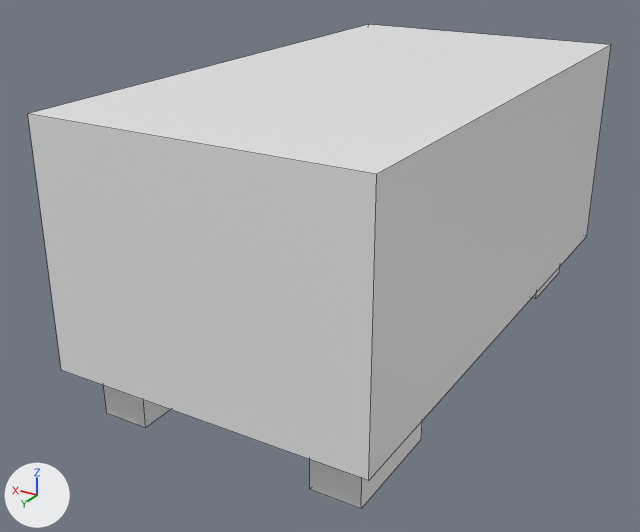
Renders of the Blender file rawAssets/car.blend from each side of a commit.
One viewpoint serves both versions: a camera (50 mm lens) standing at (-2.94, 5.33, 2.35) and looking at (0.23, 0.05, -0.29). The lights are fixed; the arrows at lower left show +X, +Y and +Z. Mesh edges are drawn as thin lines.
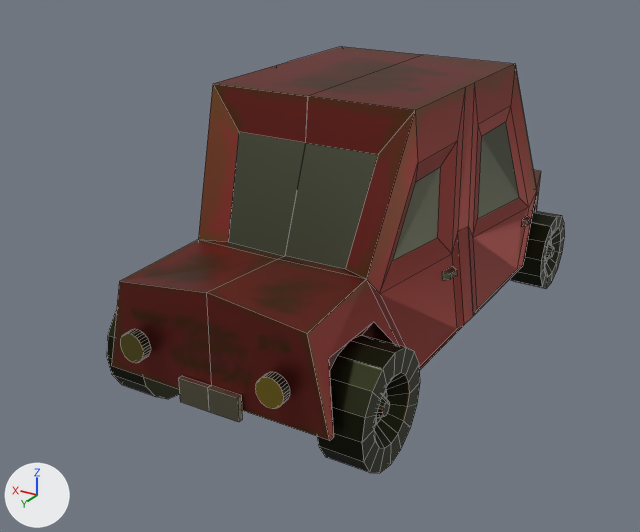
Boxes (x1, y1, x2, y2) around the edits, measured in the pictures (640 x 532 px):
```json
{"object": "Cube.002", "change": "reshaped, moved, rescaled", "before": [28, 24, 611, 480], "after": [107, 47, 565, 473], "on screen": "21% narrower, 7% shorter"}
{"object": "Cube.003", "change": "deleted", "before": [104, 267, 560, 508]}
```

Scene script edits in JSON lines:
```json
{"op": "add", "block": "img_car_002", "code": ["img_car_002 = load_image('CAR.002', 'car.png', 1024, 1024, 'sRGB')"]}
{"op": "add", "block": "mat_material_002", "code": ["mat_material_002 = principled_material('Material.002')", "mat_material_002.texture = img_car_002", "mat_material_002.metallic = 1.0"]}
{"block": "me_cube_003", "where": "# used by ob_cube_002; location = (0.0, 0.0, 0.207); scale = (1.14, 1.14, 1.14)"}
{"op": "remove", "block": "me_cube_003", "code": "me_cube_003.from_pydata(...)  # 8 vertices, 6 faces; spans x -1.0..1.0, y -2.08..1.6, z -0.69..0.8"}
{"op": "add", "block": "me_cube_003", "code": "me_cube_003.from_pydata(...)  # 738 vertices, 560 faces; spans x -1.0..1.0, y -2.33..1.82, z -0.94..1.12"}
{"block": "me_cube_003", "change": "me_cube_003 part 1: 8 vertices removed from x -1.0..1.0, y -2.08..1.6, z -0.69..0.8; 738 vertices added at x -1.0..1.0, y -2.33..1.82, z -0.94..1.12"}
{"op": "add", "block": "me_cube_003", "code": "me_cube_003.materials.append(mat_material_002)  # picture img_car_002"}
{"op": "set", "path": "ob_cube_002.scale", "old": "(1.14, 1.14, 1.14)", "new": "(1.0, 1.0, 1.0)"}
{"op": "set", "path": "ob_cube_002.location", "old": "(0.0, 0.0, 0.207)", "new": "(0.0, 0.0, 0.0)"}
{"op": "remove", "block": "ob_cube_003", "code": ["ob_cube_003 = bpy.data.objects.new('Cube.003', me_cube)", "ob_cube_003.location = (0.0, 0.0, 0.0)", "ob_cube_003.scale = (0.416, 0.416, 0.416)", "_m = ob_cube_003.modifiers.new('Mirror', 'MIRROR')"]}
```
